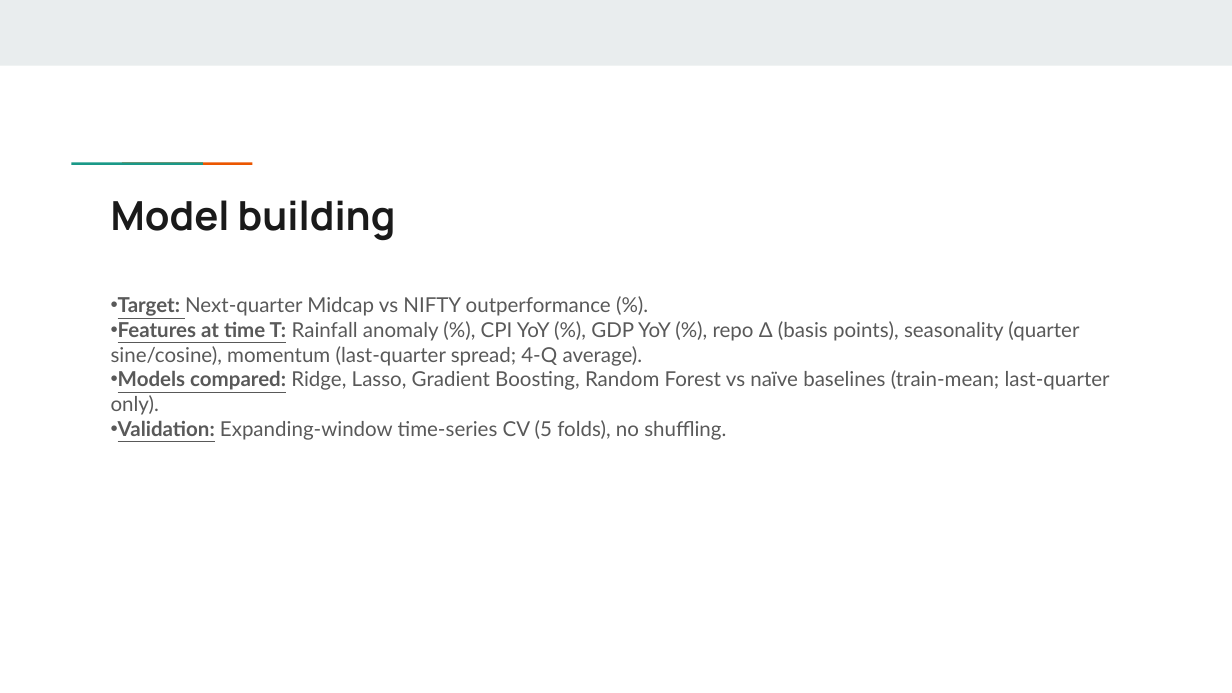
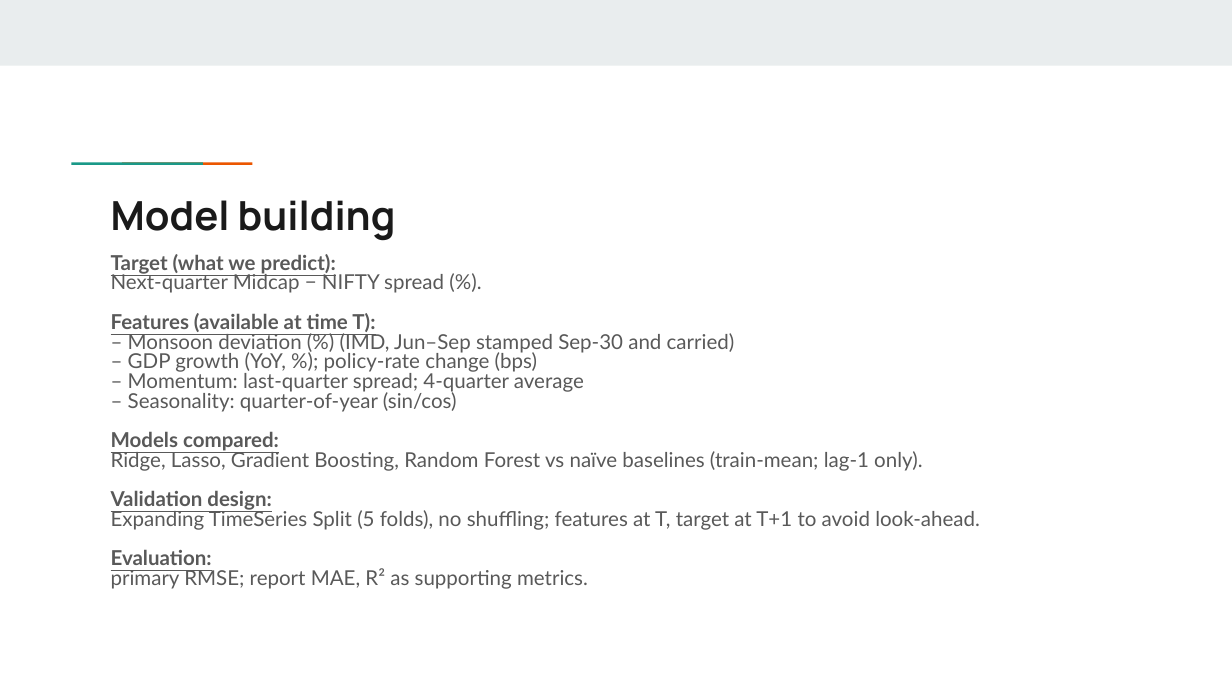
Before and after one commit to abpanic/marketpredict, a slide deck: slide 9 of Abpanick-Final Presentation.pptx. Drawn at 1232x693 pixels with LibreOffice and Linux fonts; fonts in the diff are those of the drawing. Boxes give left, top, right and bottom in pixels: in the first picture for what was removed or moved away, otherwise in the second. Text is boxed around its words. In the diff, an @@ line names an element or a change of style, - is before the commit and + after.

Commit message:
Presentation-commit

```diff
--- a/Abpanick-Final Presentation.pptx
+++ b/Abpanick-Final Presentation.pptx
@@ text at [111,254,980,589]: text changed @@
-• Target: Next-quarter Midcap vs NIFTY outperformance (%).
-• Features at time T: Rainfall anomaly (%), CPI YoY (%), GDP YoY (%), repo Δ (basis points), seasonality (quarter sine/cosine), momentum (last-quarter spread; 4-Q average).
-• Models compared: Ridge, Lasso, Gradient Boosting, Random Forest vs naïve baselines (train-mean; last-quarter only).
-• Validation: Expanding-window time-series CV (5 folds), no shuffling.
+Target (what we predict):
+Next-quarter Midcap − NIFTY spread (%).
+Features (available at time T):
+– Monsoon deviation (%) (IMD, Jun–Sep stamped Sep-30 and carried)
+– GDP growth (YoY, %); policy-rate change (bps)
+– Momentum: last-quarter spread; 4-quarter average
+– Seasonality: quarter-of-year (sin/cos)
+Models compared:
+Ridge, Lasso, Gradient Boosting, Random Forest vs naïve baselines (train-mean; lag-1 only).
+Validation design:
+Expanding TimeSeries Split (5 folds), no shuffling; features at T, target at T+1 to avoid look-ahead.
+Evaluation:
+primary RMSE; report MAE, R² as supporting metrics.
```
Also in this commit, not shown: 10 other slides changed, 3 other files.
